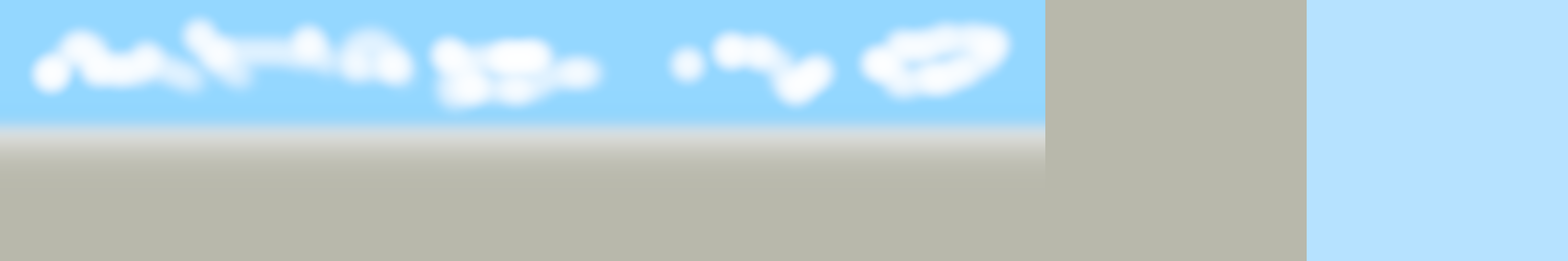
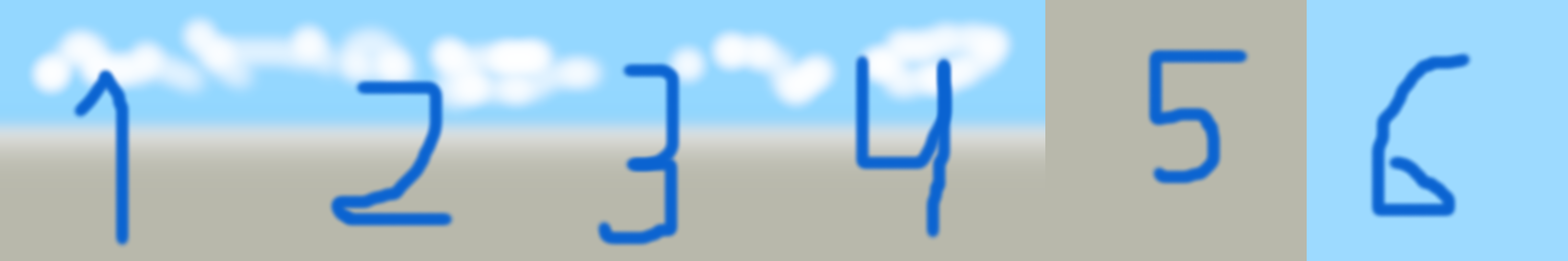
Layered file, before and after one edit (w=1568, h=261). Changes by layer:
added layer "Light" above "Фон" over [71, 46, 1475, 250]
painted on "Фон" over [1306, 0, 1568, 261]
